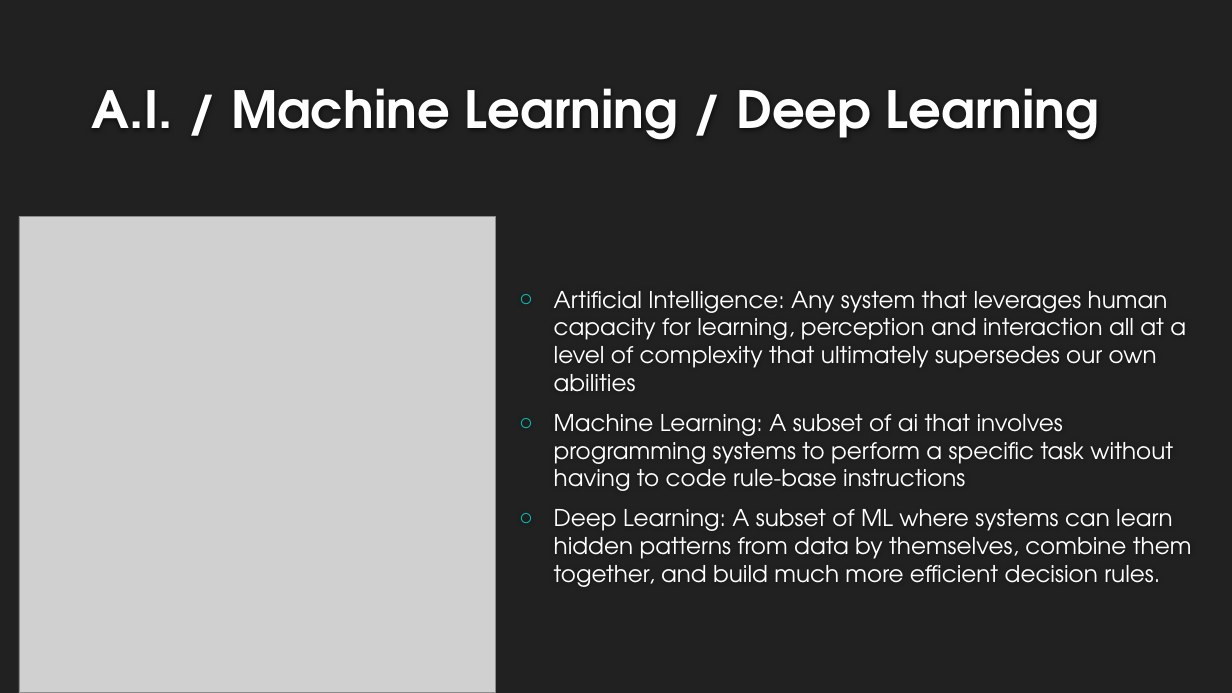
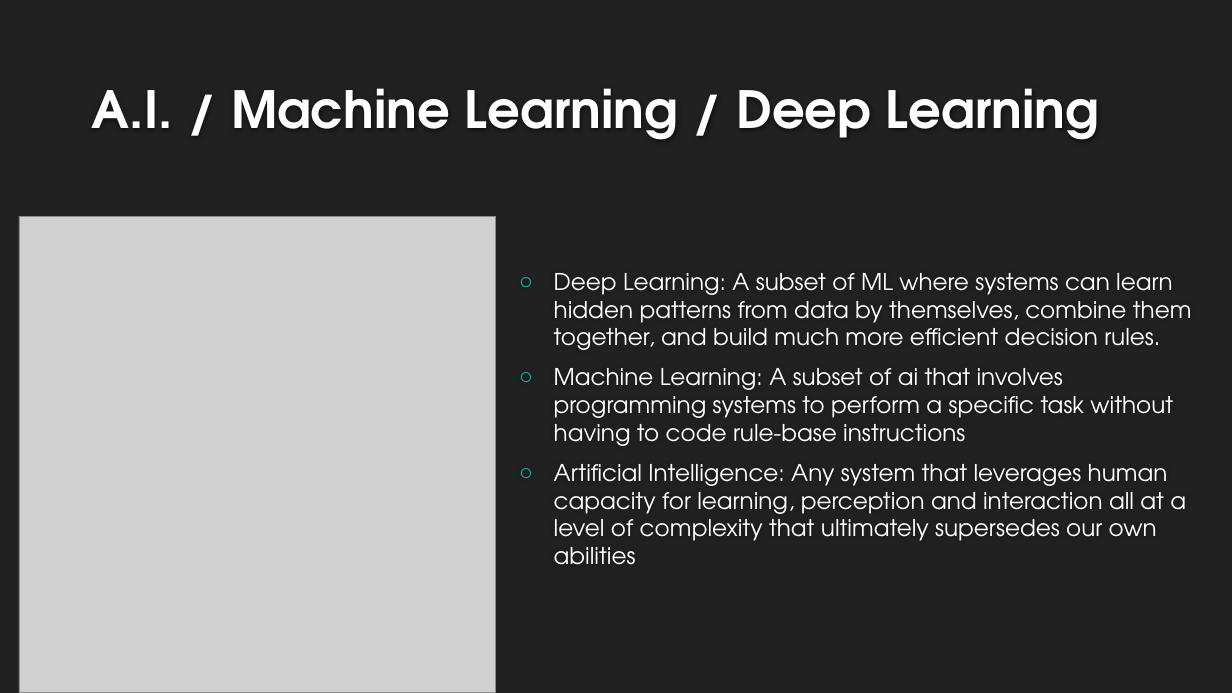
Before and after one commit to Mr-Smithy-x/ML-Car-Damage-Classification, a slide deck: slide 2 of presentation.pptx. Drawn at 1232x693 pixels with LibreOffice and Linux fonts; fonts in the diff are those of the drawing; grey boxes stand for pictures; background and template pictures are left out. Boxes give left, top, right and bottom in pixels: in the first picture for what was removed or moved away, otherwise in the second. Text is boxed around its words. In the diff, an @@ line names an element or a change of style, - is before the commit and + after.

Commit message:
moved arround

```diff
--- a/presentation.pptx
+++ b/presentation.pptx
@@ text at (554, 273, 1192, 446): paragraphs added @@
+○ Deep Learning: A subset of ML where systems can learn hidden patterns from data by themselves, combine them together, and build much more efficient decision rules.
+○ Machine Learning: A subset of ai that involves programming systems to perform a specific task without having to code rule-base instructions
@@ text at (554, 414, 1192, 587): paragraphs removed @@
-○ Machine Learning: A subset of ai that involves programming systems to perform a specific task without having to code rule-base instructions
-○ Deep Learning: A subset of ML where systems can learn hidden patterns from data by themselves, combine them together, and build much more efficient decision rules.
```
